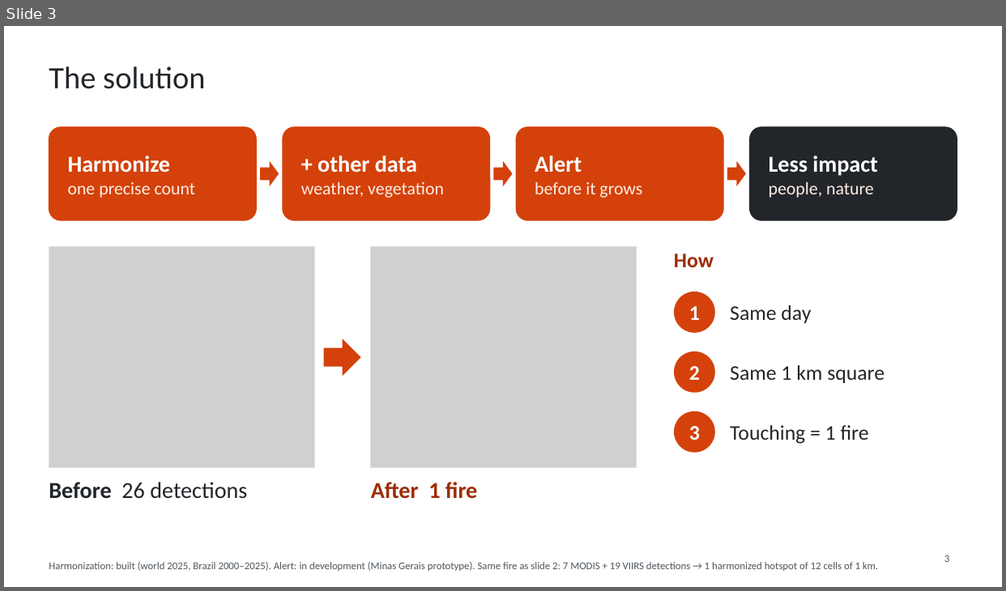
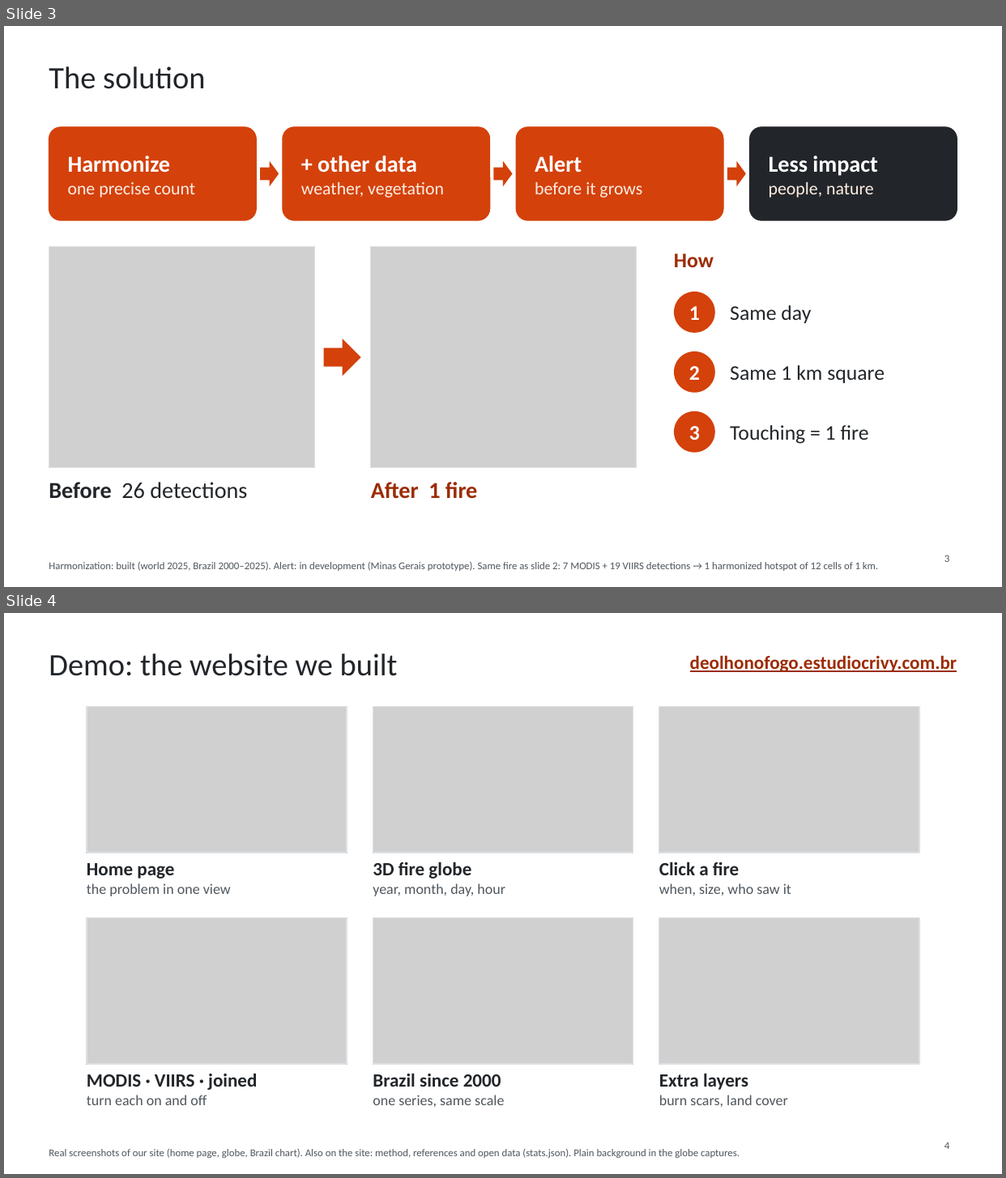
Before and after one commit to WednyFernandes/de-olho-no-fogo, a slide deck: public/apresentacao/de-olho-no-fogo-space-apps-2026-en.pptx. Shown one above the other, each under a label of ours: slide 3 before the commit, slides 3 and 4 after it. The pictures are 1006x591 and 1006x1178 pixels, drawn with LibreOffice and Linux fonts; fonts in the diff are those of the drawing; grey boxes stand for pictures. Boxes give left, top, right and bottom in pixels: in the first picture for what was removed or moved away, otherwise in the second. Text is boxed around its words. In the diff, an @@ line names an element or a change of style, - is before the commit and + after.

```diff
--- a/public/apresentacao/de-olho-no-fogo-space-apps-2026-en.pptx
+++ b/public/apresentacao/de-olho-no-fogo-space-apps-2026-en.pptx
@@ slide 4 added at (4,613,1002,1174), background #FFFFFF @@
@@ title added at (49,653,398,676), 30 pt, text #22262A @@
+Demo: the website we built
@@ text added at (690,655,957,672), 18 pt, text #9C2C05, bold, underline @@
+deolhonofogo.estudiocrivy.com.br
@@ picture added at (87,707,347,854) @@
@@ rectangle added at (87,707,347,854), outline #DCE1E5 1 pt @@
@@ picture added at (373,707,633,854) @@
@@ rectangle added at (373,707,633,854), outline #DCE1E5 1 pt @@
@@ picture added at (659,707,919,854) @@
@@ rectangle added at (659,707,919,854), outline #DCE1E5 1 pt @@
@@ text added at (87,863,231,897), 14 pt, text #4F575E @@
+Home page
+the problem in one view
@@ text added at (373,862,505,897), 14 pt, text #4F575E @@
+3D fire globe
+year, month, day, hour
@@ text added at (659,862,791,896), 14 pt, text #4F575E @@
+Click a fire
+when, size, who saw it
@@ picture added at (87,918,347,1065) @@
@@ rectangle added at (87,918,347,1065), outline #DCE1E5 1 pt @@
@@ picture added at (373,918,633,1065) @@
@@ rectangle added at (373,918,633,1065), outline #DCE1E5 1 pt @@
@@ picture added at (659,918,919,1065) @@
@@ rectangle added at (659,918,919,1065), outline #DCE1E5 1 pt @@
@@ text added at (87,1073,257,1105), 18 pt, text #22262A, bold @@
+MODIS · VIIRS · joined
+turn each on and off
@@ text added at (373,1073,504,1107), 14 pt, text #4F575E @@
+Brazil since 2000
+one series, same scale
@@ text added at (659,1073,788,1107), 14 pt, text #4F575E @@
+Extra layers
+burn scars, land cover
@@ page number added at (944,1143,949,1149), 10 pt, text #4F575E @@
+4
@@ text added at (49,1149,739,1158), 10 pt, text #4F575E @@
+Real screenshots of our site (home page, globe, Brazil chart). Also on the site: method, references and open data (stats.json). Plain background in the globe captures.
```
Also in this commit, not shown: 1 slide removed, 10 other files.
